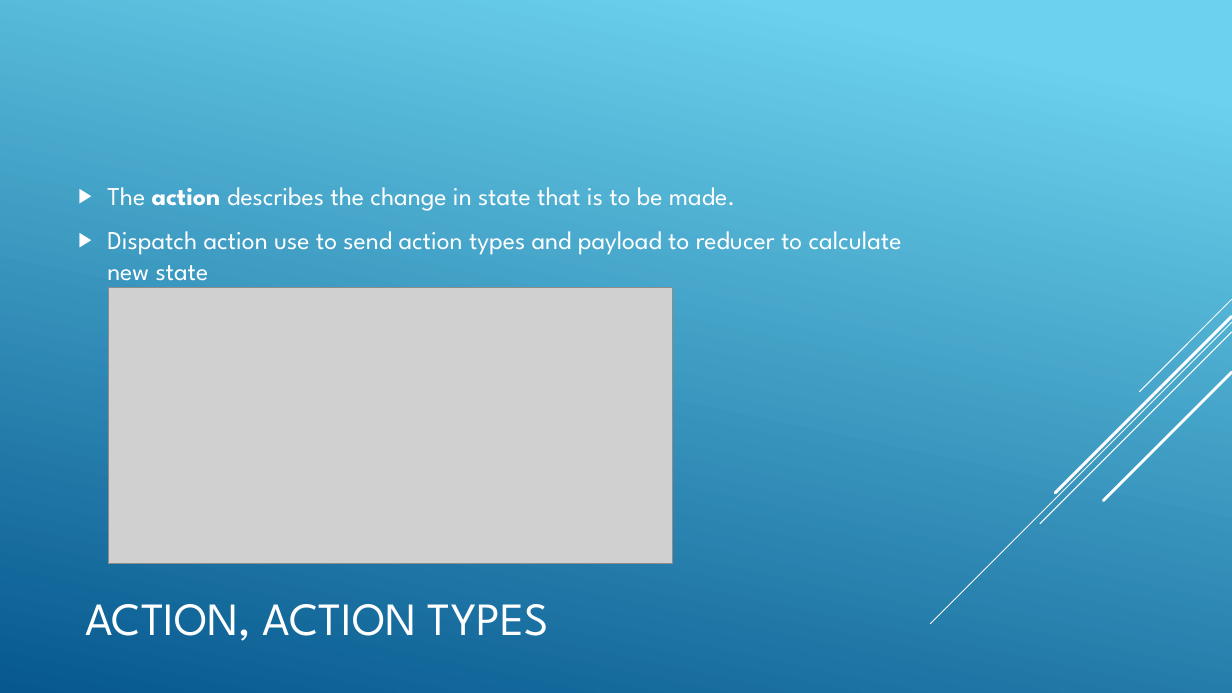
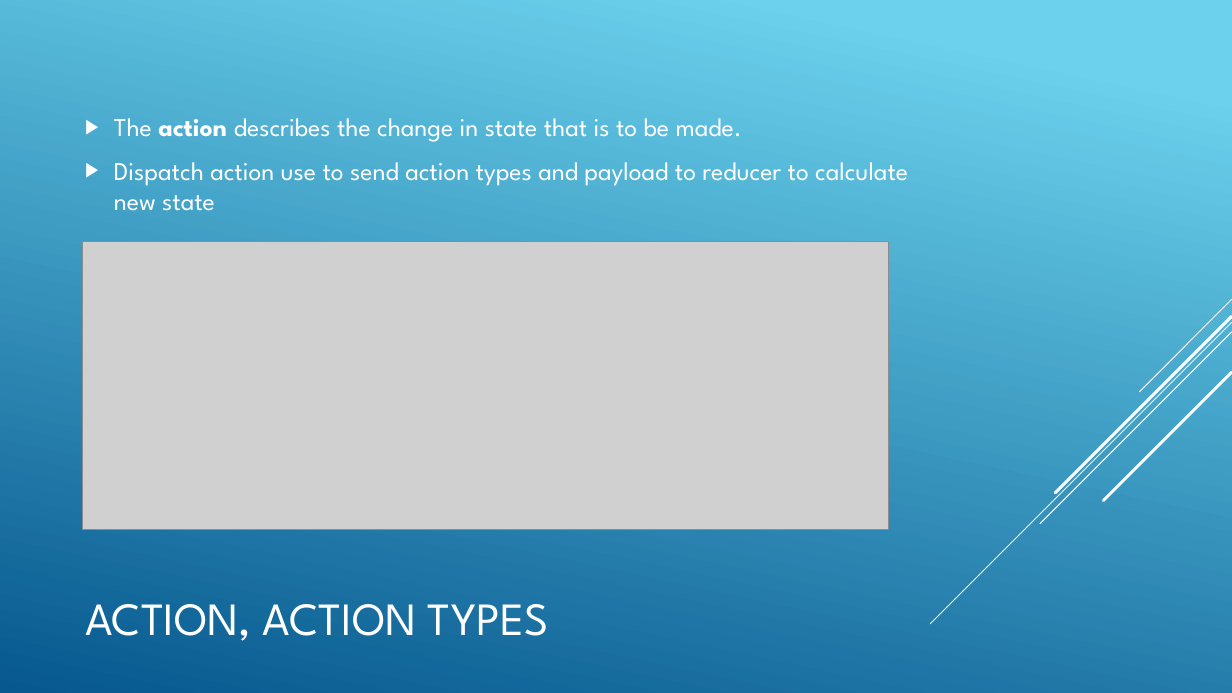
Before and after one commit to ngohungphuc/Presentation, a slide deck: slide 11 of NgRx/Ngrx.pptx. Drawn at 1232x693 pixels with LibreOffice and Linux fonts; fonts in the diff are those of the drawing; grey boxes stand for pictures. Boxes give left, top, right and bottom in pixels: in the first picture for what was removed or moved away, otherwise in the second. Text is boxed around its words. In the diff, an @@ line names an element or a change of style, - is before the commit and + after.

```diff
--- a/NgRx/Ngrx.pptx
+++ b/NgRx/Ngrx.pptx
@@ text "The action describes the change ..." rewrapped from <box>107,187,902,288</box> to <box>114,118,908,211</box> @@
@@ picture: place and size @@
-picture at <box>108,287,672,564</box>
+picture at <box>83,241,889,529</box>
```
Also in this commit, not shown: 3 other slides changed, 2 other files.
